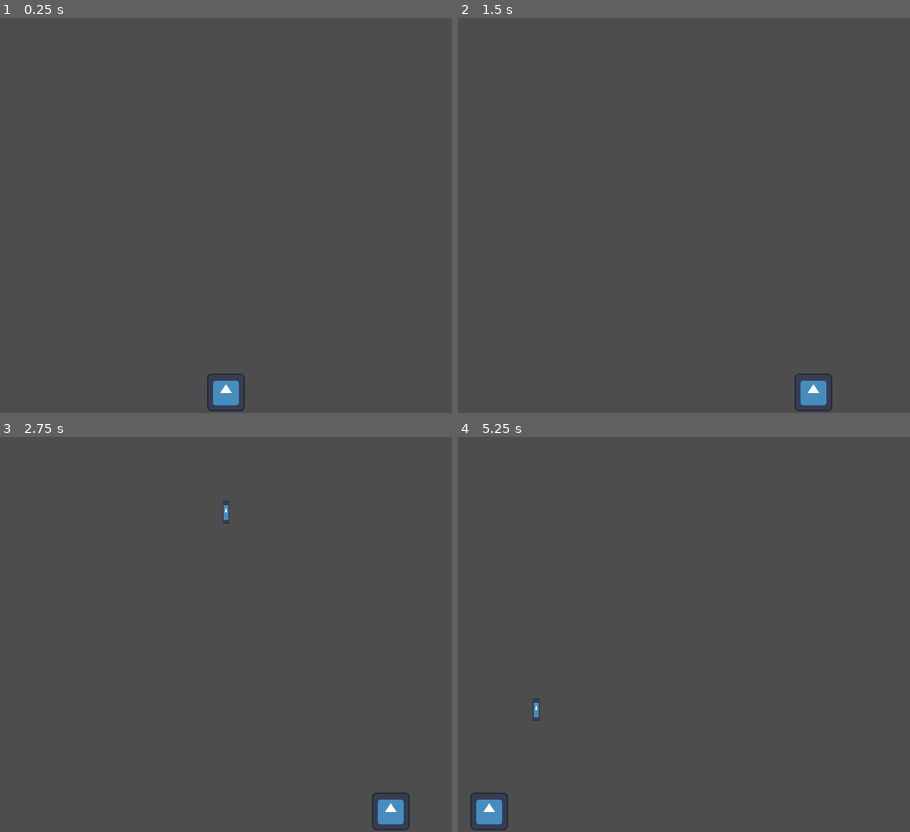
Above: before the commit, frames 1-4 (two rows, left to right).
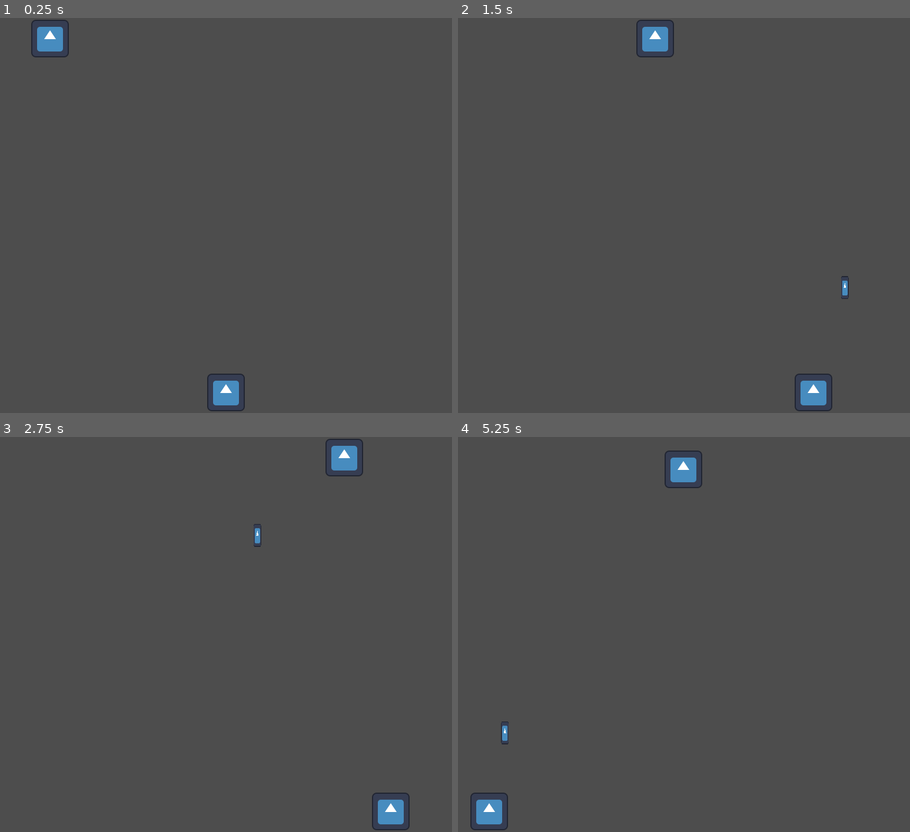
Above: after the commit, the same moments.

Repository: joshuawalker3/Godot_SpaceInvaders_Proof_of_Concept
Game: Godot game, scene res://main.tscn
Same seed, same stepped clock (60 frames per second), same inputs: the game is played once before the commit and once after it. The engine's default icon, where the game draws it, is replaced by a stand-in: a white triangle on a blue panel in a dark square.
Inputs:
- Up to frame 1 (0.25 s): no input
- Up to frame 2 (1.5 s): hold Right (ui_right) 0.53-1.28 s; hold Space (ship_shoot) 0.53-1.28 s; hold Left (ui_left) from 1.28 s (still down); tap Space (ship_shoot) at 1.35 s
- Up to frame 3 (2.75 s): release Left (ui_left) at 2.03 s; hold Right (ui_right) from 2.03 s (still down); hold Space (ship_shoot) from 2.03 s (still down)
- Up to frame 4 (5.25 s): release Space (ship_shoot) at 2.78 s; tap Space (ship_shoot) at 2.85, 4.35 s; release Right (ui_right) at 3.53 s; hold Space (ship_shoot) 3.53-4.28 s; hold Left (ui_left) from 3.53 s (still down); hold Space (ship_shoot) from 5.03 s (still down)

The runs differ from the first frame. In frame 1, 0.5% of the frame differs, in the area x 6-16%, y 0-10%; in frame 2, 0.5%; in frame 3, 0.6%, in the area x 49-81%, y 0-28%; in frame 4, 0.6%.

Commit message:
Fix hit detection

Diff:
--- /dev/null
+++ b/Enemy.gd
@@ -0,0 +1,46 @@
+extends Area2D
+
+var speed = 200
+var direction = 1
+var screen_size
+
+signal change_direction
+signal destroyed
+
+# Called when the node enters the scene tree for the first time.
+func _ready():
+	$AnimatedSprite2D.play()
+	screen_size = get_viewport_rect().size
+
+# Called every frame. 'delta' is the elapsed time since the previous frame.
+func _process(delta):
+	var minBuffer = Vector2.ZERO
+	var maxBuffer = Vector2.ZERO
+
+	minBuffer.x = 35
+	minBuffer.y = 35
+	maxBuffer.x = screen_size.x - 35
+	maxBuffer.y = screen_size.y - 35
+
+	position.x += speed * direction * delta
+
+	var unclamped_x_position = position.x
+
+	position = position.clamp(minBuffer, maxBuffer)
+
+	if unclamped_x_position != position.x:
+		change_direction.emit()
+
+func _on_change_direction():
+	direction = -direction
+	position.y += 20
+
+func _on_body_entered(body):
+	queue_free()
+	destroyed.emit()
+	print("Enemy hit")
+
+func spawn_enemy(pos):
+	position = pos
+	show()
+	$CollisionShape2D.disabled = false
--- a/ProjectileDefault.gd
+++ b/ProjectileDefault.gd
@@ -7,13 +7,14 @@
 func _ready():
 	screen_size = get_viewport_rect().size
 	speed = -screen_size.y
+	$CollisionShape2D.disabled = false
 
 # Called every frame. 'delta' is the elapsed time since the previous frame.
 func _process(delta):
 	position.y += speed * delta
 	if position.y <= 0:
 		queue_free()
-		print("Projectile gone")
+		#print("Projectile gone")
 	#position.y += 0
 
 func spawn_position(pos):
--- /dev/null
+++ b/enemy.tscn
@@ -0,0 +1,32 @@
+[gd_scene load_steps=5 format=3 uid="uid://b5j20b0uvqbdj"]
+
+[ext_resource type="Script" path="res://Enemy.gd" id="1_sclmv"]
+[ext_resource type="Texture2D" uid="uid://u58sp8g8njbg" path="res://icon.svg" id="2_p1554"]
+
+[sub_resource type="SpriteFrames" id="SpriteFrames_pfpwk"]
+animations = [{
+"frames": [{
+"duration": 1.0,
+"texture": ExtResource("2_p1554")
+}],
+"loop": true,
+"name": &"default",
+"speed": 5.0
+}]
+
+[sub_resource type="RectangleShape2D" id="RectangleShape2D_mmfvg"]
+size = Vector2(64, 64)
+
+[node name="Enemy" type="Area2D"]
+script = ExtResource("1_sclmv")
+metadata/_edit_group_ = true
+
+[node name="AnimatedSprite2D" type="AnimatedSprite2D" parent="."]
+scale = Vector2(0.5, 0.5)
+sprite_frames = SubResource("SpriteFrames_pfpwk")
+
+[node name="CollisionShape2D" type="CollisionShape2D" parent="."]
+shape = SubResource("RectangleShape2D_mmfvg")
+
+[connection signal="body_entered" from="." to="." method="_on_body_entered"]
+[connection signal="change_direction" from="." to="." method="_on_change_direction"]
--- a/main.gd
+++ b/main.gd
@@ -2,6 +2,7 @@
 
 var score = 0
 @export var projectile_scene: PackedScene
+@export var enemy_scene: PackedScene
 
 # Called when the node enters the scene tree for the first time.
 func _ready():
@@ -13,6 +14,7 @@
 
 func new_game():
 	$Player.start($StartingPosition.position)
+	spawn_enemies(1, $EnemySpawnStart.position)
 
 
 func game_over():
@@ -24,8 +26,15 @@
 
 		var projectile_spawn_location = Vector2.ZERO
 		projectile_spawn_location.x = $Player.position.x
-		projectile_spawn_location.y = $Player.position.y
+		projectile_spawn_location.y = $Player.position.y - 50
 
 		projectile.spawn_position(projectile_spawn_location)
 
 		add_child(projectile)
+
+func spawn_enemies(rows, start_position):
+	var enemy = enemy_scene.instantiate()
+
+	enemy.spawn_enemy(start_position)
+
+	add_child(enemy)
--- a/main.tscn
+++ b/main.tscn
@@ -1,17 +1,22 @@
-[gd_scene load_steps=4 format=3 uid="uid://chjka32bbqw2"]
+[gd_scene load_steps=5 format=3 uid="uid://chjka32bbqw2"]
 
 [ext_resource type="PackedScene" uid="uid://shubjmwcw3f8" path="res://player.tscn" id="1_avii2"]
 [ext_resource type="Script" path="res://main.gd" id="1_ffe1r"]
 [ext_resource type="PackedScene" uid="uid://ckemt1nqq3trr" path="res://projectile_default.tscn" id="2_yx5sp"]
+[ext_resource type="PackedScene" uid="uid://b5j20b0uvqbdj" path="res://enemy.tscn" id="3_1borl"]
 
 [node name="Main" type="Node"]
 script = ExtResource("1_ffe1r")
 projectile_scene = ExtResource("2_yx5sp")
+enemy_scene = ExtResource("3_1borl")
 
 [node name="Player" parent="." instance=ExtResource("1_avii2")]
 
 [node name="StartingPosition" type="Marker2D" parent="."]
 position = Vector2(384, 672)
 
+[node name="EnemySpawnStart" type="Marker2D" parent="."]
+position = Vector2(35, 35)
+
 [connection signal="hit" from="Player" to="." method="game_over"]
 [connection signal="shoot" from="Player" to="." method="_on_player_shoot"]
--- a/project.godot
+++ b/project.godot
@@ -43,6 +43,7 @@
 ship_shoot={
 "deadzone": 0.5,
 "events": [Object(InputEventKey,"resource_local_to_scene":false,"resource_name":"","device":-1,"window_id":0,"alt_pressed":false,"shift_pressed":false,"ctrl_pressed":false,"meta_pressed":false,"pressed":false,"keycode":0,"physical_keycode":32,"key_label":0,"unicode":32,"echo":false,"script":null)
+, Object(InputEventMouseButton,"resource_local_to_scene":false,"resource_name":"","device":-1,"window_id":0,"alt_pressed":false,"shift_pressed":false,"ctrl_pressed":false,"meta_pressed":false,"button_mask":1,"position":Vector2(292, 9),"global_position":Vector2(296, 50),"factor":1.0,"button_index":1,"canceled":false,"pressed":true,"double_click":false,"script":null)
 ]
 }
 
--- a/projectile_default.tscn
+++ b/projectile_default.tscn
@@ -19,6 +19,7 @@
 
 [node name="ProjectileDefault" type="Area2D" groups=["projectiles"]]
 script = ExtResource("1_gmlbg")
+metadata/_edit_group_ = true
 
 [node name="AnimatedSprite2D" type="AnimatedSprite2D" parent="."]
 scale = Vector2(0.1, 0.3)
